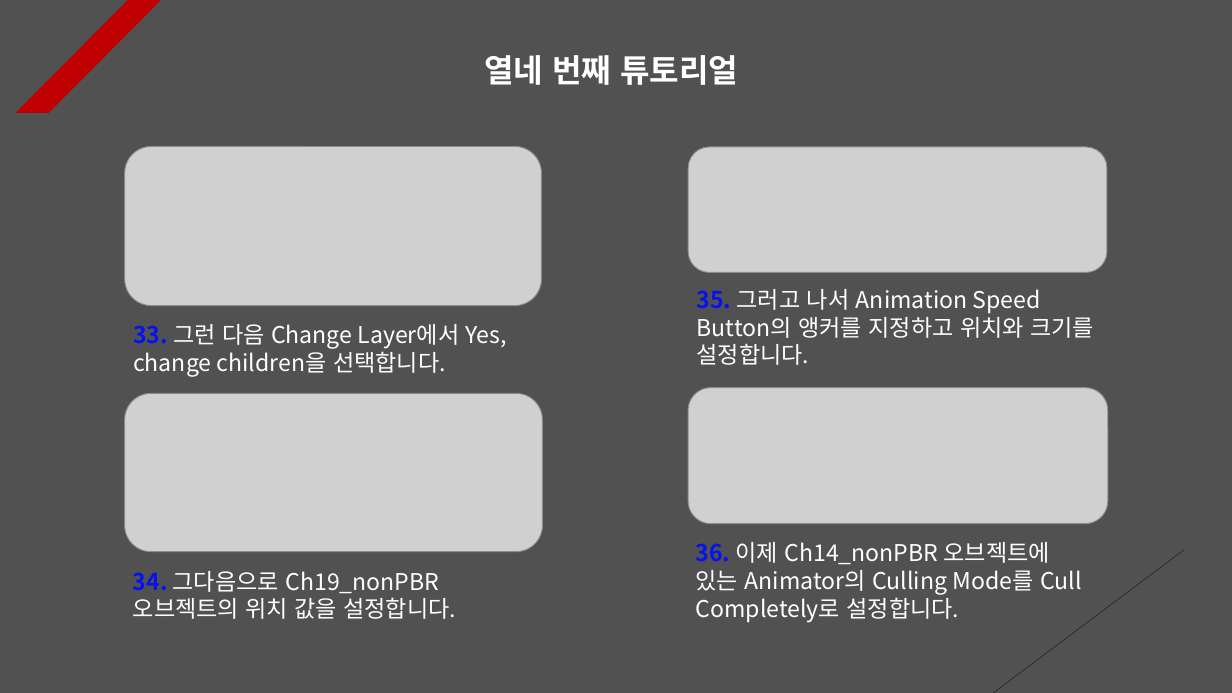
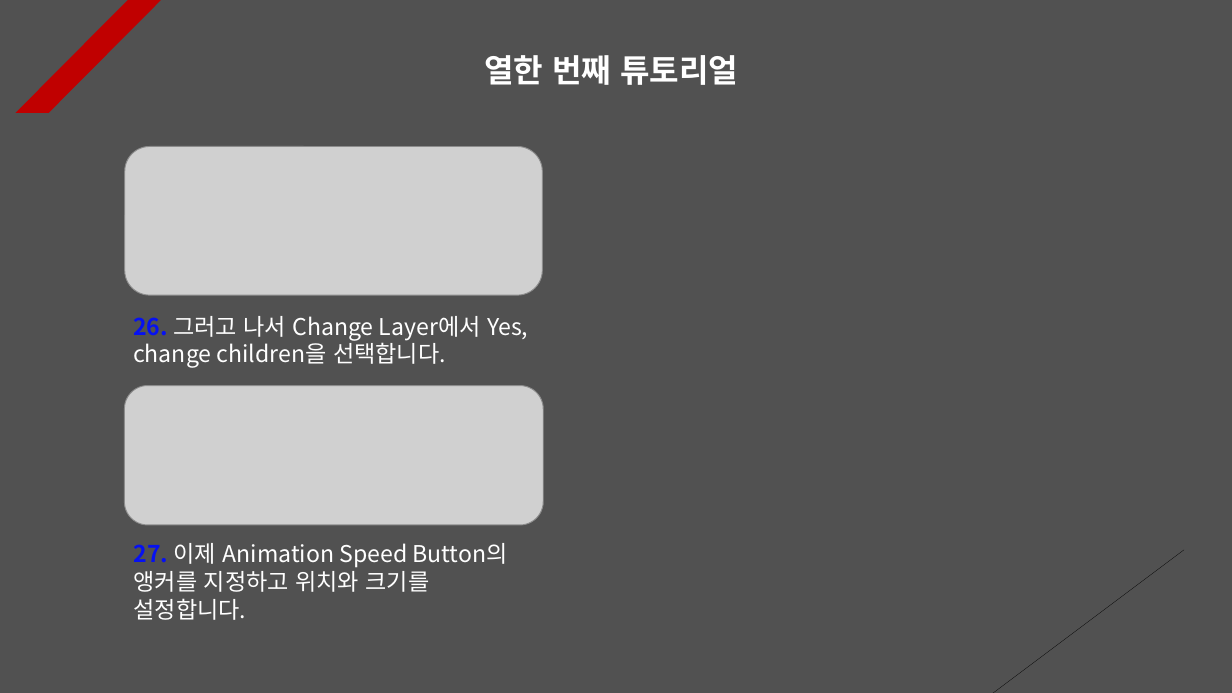
Before and after one commit to Unity2033/3D-UnityEngine, a slide deck: slide 11 of Assets/Animation Retargeting/PPT Data/Animation Retargeting Example.pptx (slide 14 before the commit). Drawn at 1232x693 pixels with LibreOffice and Linux fonts; fonts in the diff are those of the drawing; grey boxes stand for pictures. Boxes give left, top, right and bottom in pixels: in the first picture for what was removed or moved away, otherwise in the second. Text is boxed around its words. In the diff, an @@ line names an element or a change of style, - is before the commit and + after.

```diff
--- a/Assets/Animation Retargeting/PPT Data/Animation Retargeting Example.pptx
+++ b/Assets/Animation Retargeting/PPT Data/Animation Retargeting Example.pptx
@@ text at [484, 55, 738, 85]: text changed @@
-열네 번째 튜토리얼
+열한 번째 튜토리얼
@@ picture: place and size @@
-picture at [125, 147, 542, 306]
+picture at [125, 147, 543, 296]
@@ text at [133, 316, 528, 368]: text changed @@
-33. 그런 다음 Change Layer에서 Yes, change children을 선택합니다.
+26. 그러고 나서 Change Layer에서 Yes, change children을 선택합니다.
@@ picture: place and size @@
-picture at [689, 147, 1107, 273]
+picture at [125, 385, 543, 525]
@@ picture removed at [689, 388, 1108, 524] @@
@@ picture removed at [125, 394, 543, 552] @@
@@ text at [134, 543, 507, 620]: text changed @@
-35. 그러고 나서 Animation Speed Button의 앵커를 지정하고 위치와 크기를 설정합니다.
+27. 이제 Animation Speed Button의 앵커를 지정하고 위치와 크기를 설정합니다.
@@ text removed at [696, 542, 1082, 622] @@
-36. 이제 Ch14_nonPBR 오브젝트에 있는 Animator의 Culling Mode를 Cull Completely로 설정합니다.
@@ text removed at [133, 571, 456, 619] @@
-34. 그다음으로 Ch19_nonPBR 오브젝트의 위치 값을 설정합니다.
```
Also in this commit, not shown: 9 other slides changed, 1 slide added, 5 slides removed, 23 other files.
